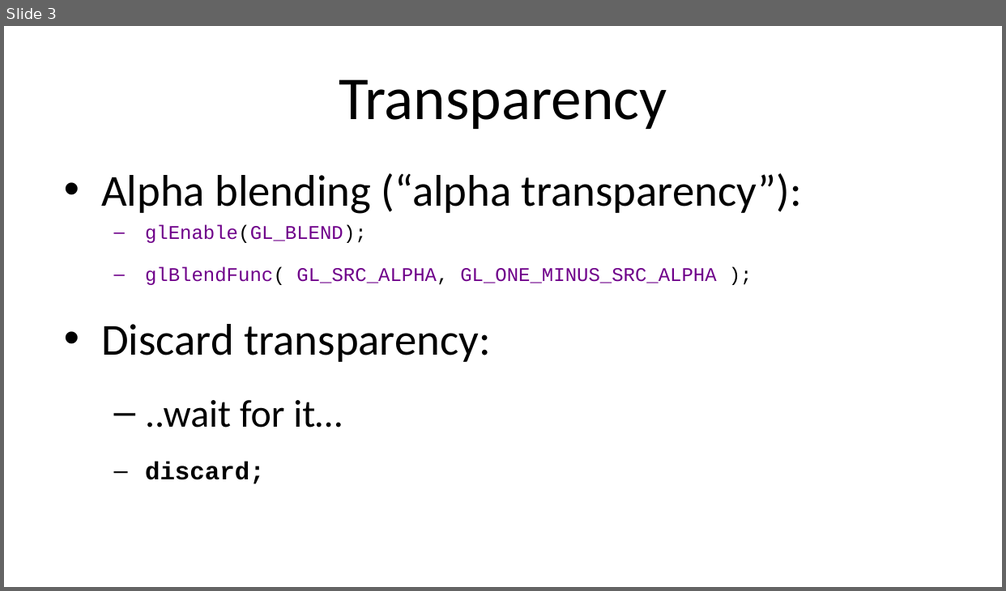
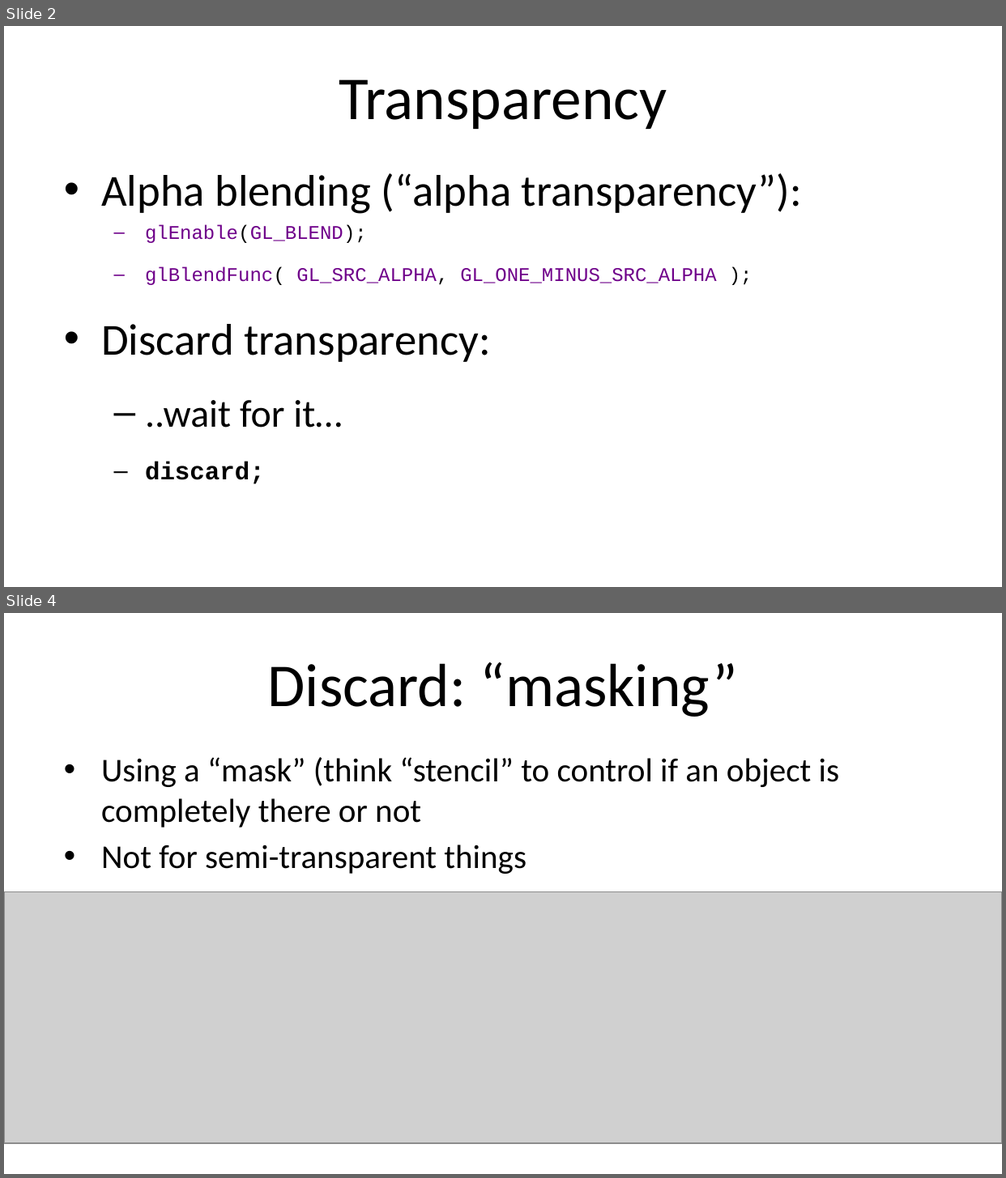
Before and after one commit to FeeneyCodes/GDP202324, a slide deck: 6028_Graph_1/D2D/W08-11/Texture mapping, part 2.pptx. Shown one above the other, each under a label of ours: slide 3 before the commit, slides 2 and 4 after it; the slides between them are not shown. The pictures are 1006x591 and 1006x1178 pixels, drawn with LibreOffice and Linux fonts; fonts in the diff are those of the drawing; grey boxes stand for pictures. Boxes give left, top, right and bottom in pixels: in the first picture for what was removed or moved away, otherwise in the second. Text is boxed around its words. In the diff, an @@ line names an element or a change of style, - is before the commit and + after.

```diff
--- a/6028_Graph_1/D2D/W08-11/Texture mapping, part 2.pptx
+++ b/6028_Graph_1/D2D/W08-11/Texture mapping, part 2.pptx
@@ slide 4 added at <box>4,613,1002,1174</box>, background #FFFFFF @@
@@ title added at <box>268,662,738,717</box>, 44 pt, text #000000 @@
+Discard: “masking”
@@ text added at <box>101,757,839,874</box>, 24 pt, text #000000 @@
+• Using a “mask” (think “stencil” to control if an object is completely there or not
+• Not for semi-transparent things
@@ picture added at <box>4,892,1002,1143</box> @@
@@ what was slide 3 is now slide 2 @@
```
Also in this commit, not shown: 2 other slides added, 1 slide removed, 24 other files.
